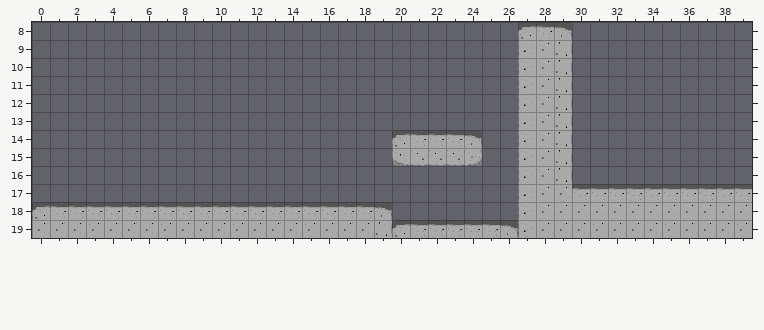
Level history. Tiled map: Assets/Tilemaps/Doodles/second_level_draft.tmx. Above: the version before the commit.
Cells are 32x32 px. Shown: x 0..39, y 8..19.
New version:
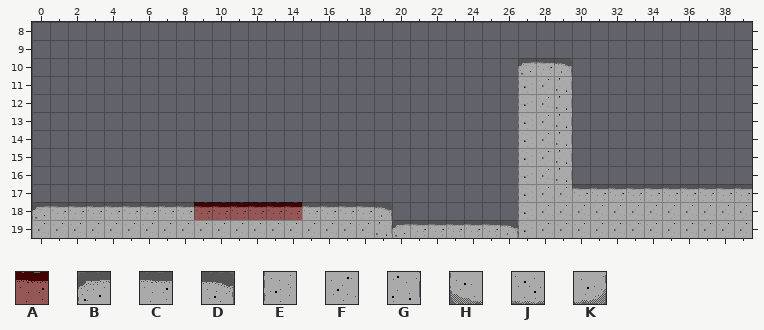
Key: from "MudTiles": A 1; from "tileset_bw4": B 0, C 1, D 2, E 3, F 4, G 5, H 6, J 7, K 8.
_ is an empty cell.
The edit:
Layer "Tile Layer 1":
y 8: x 27..29 BCD -> ___
y 9: x 27..29 EFG -> ___
y 10: x 27..29 EFG -> BCD
y 14: x 20..24 BCCCD -> _____
y 15: x 20..24 HJJJK -> _____
y 18: x 9..14 CCCCCC -> AAAAAA
Where, in picture pixels (left, top, right, bottom), the same in both pictures:
changed: (518, 22, 572, 76)
removed: (392, 130, 482, 166)
changed: (194, 202, 302, 220)
